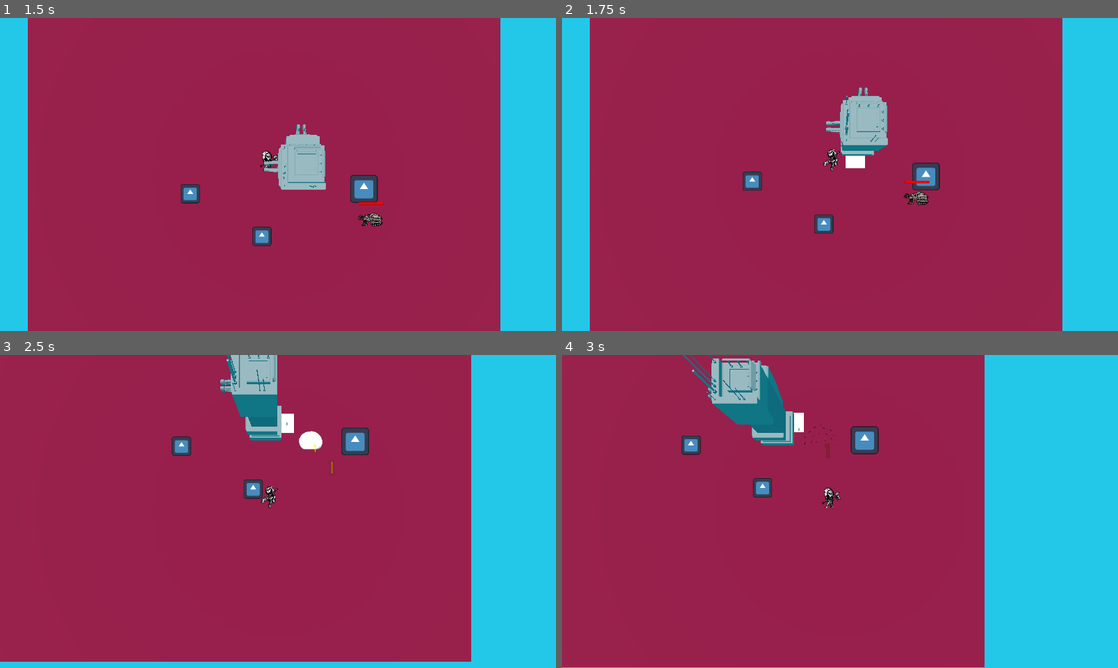
Above: before the commit, frames 1-4 (two rows, left to right).
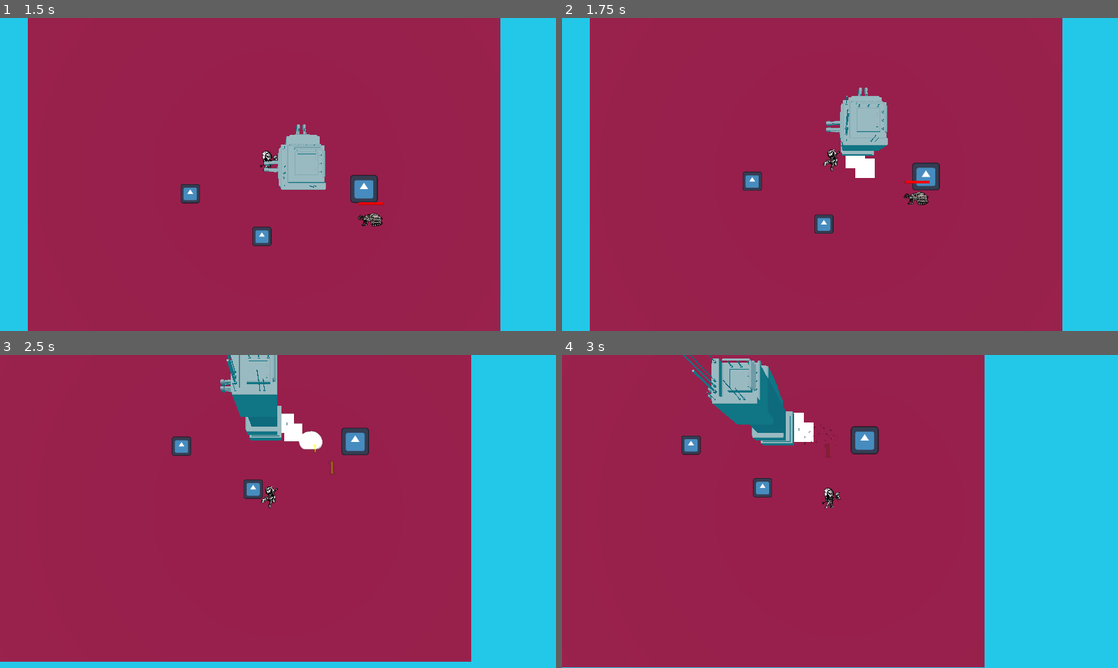
Above: after the commit, the same moments.

Repository: whitehatcat-JE/TowerDefenceGameJam
Game: Godot game, scene res://main/enviroment_3d.tscn
The game is run twice, just before and just after one commit, with the same random seed, the same clock (stepped at 60 frames per second) and the same inputs. The engine's default icon, where the game draws it, is replaced by a stand-in: a white triangle on a blue panel in a dark square.
Inputs:
- Up to frame 1 (1.5 s): hold Right (ui_right) 0.53-1.28 s; tap J (attack) at 0.6, 1.35 s; hold Down (ui_down) from 1.28 s (still down)
- Up to frame 2 (1.75 s): keep holding Down (ui_down)
- Up to frame 3 (2.5 s): release Down (ui_down) at 2.03 s; hold Right (ui_right) from 2.03 s (still down); tap J (attack) at 2.1 s
- Up to frame 4 (3 s): release Right (ui_right) at 2.78 s; hold Up (ui_up) from 2.78 s (still down); tap J (attack) at 2.85 s

Frame 1 is identical in both runs. In frame 2, 0.2% of the frame differs, in the area x 52-57%, y 44-52%; in frame 3, 0.1%; in frame 4, 0.2%.
Error after the commit: Invalid access to property or key 'score' on a base object of type 'Node (Stats.gd)'. (res://main/objects/enemy.gd:27)

Commit message:
TAKE THIS SCHUPID SHEIT
im sorry that was mwean

Diff:
--- /dev/null
+++ b/main/emp.gdshader
@@ -0,0 +1,13 @@
+shader_type canvas_item;
+vec3 fresnel_glow(float amount, float intensity, vec3 color, vec3 normal, vec3 view)
+{
+	return pow((1.0 - dot(normalize(normal), normalize(view))), amount) * color * intensity;
+}
+
+void fragment()
+{
+	vec3 base_color = vec3(0.5, 0.2, 0.9);
+	vec3 fresnel_color = vec3(0.0, 0.7, 0.9);
+	vec3 fresnel = fresnel_glow(4.0, 4.5, fresnel_color, NORMAL, VIEW);
+	ALBEDO = base_color + fresnel;
+}
--- a/main/level.tscn
+++ b/main/level.tscn
@@ -1,14 +1,18 @@
-[gd_scene load_steps=12 format=3 uid="uid://dgf7pwuv337sv"]
+[gd_scene load_steps=14 format=3 uid="uid://dgf7pwuv337sv"]
 
 [ext_resource type="Script" path="res://main/level.gd" id="1_clrrc"]
 [ext_resource type="Script" path="res://main/tower.gd" id="2_2sm2v"]
 [ext_resource type="Script" path="res://player/SwordHitbox.gd" id="3_8y3ks"]
 [ext_resource type="Texture2D" uid="uid://bl5k6pvlqamji" path="res://icon.svg" id="3_ka2l4"]
+[ext_resource type="Shader" path="res://main/emp.gdshader" id="4_hblwq"]
 [ext_resource type="PackedScene" uid="uid://by0oifw6gjcd8" path="res://main/objects/enemy.tscn" id="4_hrws1"]
 [ext_resource type="PackedScene" uid="uid://cqaj2h0k5x558" path="res://player/player.tscn" id="5_b521d"]
 
 [sub_resource type="RectangleShape2D" id="RectangleShape2D_2m23h"]
 size = Vector2(60, 60)
+
+[sub_resource type="ShaderMaterial" id="ShaderMaterial_u8308"]
+shader = ExtResource("4_hblwq")
 
 [sub_resource type="CapsuleShape2D" id="CapsuleShape2D_iqa8e"]
 radius = 92.0
@@ -69,10 +73,14 @@
 offset_bottom = 20.0
 
 [node name="empAttack" type="Area2D" parent="tower"]
-scale = Vector2(0.2, 0.2)
 collision_mask = 2
 monitorable = false
 script = ExtResource("3_8y3ks")
+
+[node name="ColorRect" type="ColorRect" parent="tower/empAttack"]
+material = SubResource("ShaderMaterial_u8308")
+offset_right = 40.0
+offset_bottom = 40.0
 
 [node name="hitbox" type="CollisionShape2D" parent="tower/empAttack"]
 shape = SubResource("CapsuleShape2D_iqa8e")
--- a/main/objects/enemy.gd
+++ b/main/objects/enemy.gd
@@ -15,6 +15,7 @@
 @onready var indicatorDamage = preload("res://main/objects/DamageIndicator.tscn")
 @export var effectHit: PackedScene = null
 @export var effectDied: PackedScene = null
+@export var value: int = 0
 
 func die():
 	dead = true
@@ -23,6 +24,7 @@
 	$healthbarPivot/enemySpriteRight.visible = false
 	$healthbarPivot/underHealth.visible = false
 	$hitbox.set_deferred("disabled", true)
+	Stats.score += value
 
 func _physics_process(delta):
 	if dead: return;
--- a/main/objects/enemy.tscn
+++ b/main/objects/enemy.tscn
@@ -104,6 +104,7 @@
 [node name="enemy" type="CharacterBody2D"]
 collision_layer = 2
 script = ExtResource("1_jygmu")
+healthMax = null
 
 [node name="hitbox" type="CollisionShape2D" parent="."]
 shape = SubResource("CircleShape2D_amei8")
--- a/player/Stats.gd
+++ b/player/Stats.gd
@@ -4,3 +4,13 @@
 # Called when the node enters the scene tree for the first time.
 func _ready():
 	pass # Replace with function body.
+
+func _progress():
+
+	var exp
+
+	var score
+	var highscore
+
+	if score > highscore:
+		highscore == score
Binary file added: Tower/EMP Wave.png
Not shown, added: Tower/EMP Wave.png.import
Not shown, added: Tower/Electricity.png.import
